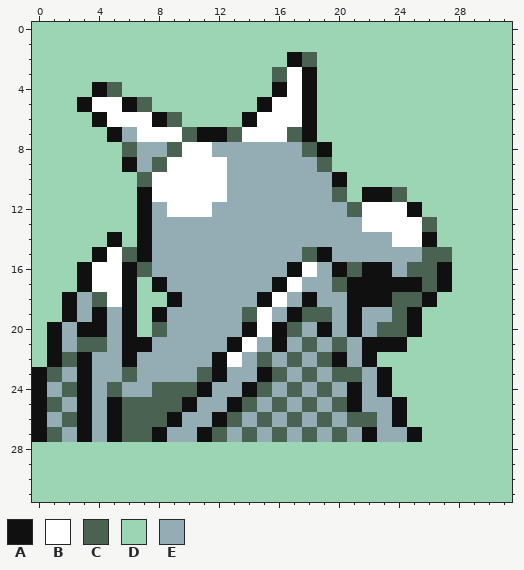
File history of a pixel-art sprite, graphics/pokemon/aerodactyl/back.png. The picture above was drawn from the file before the commit.
The file is 64x64 pixels, drawn in blocks of 2x2; one block is one cell here.
Palette (. is transparent): A #101010  B #ffffff  C #4a6252  D #9cd5b4  E #94acb4
Pixels before, first column x 0:
 0 DDDDDDDDDDDDDDDDDDDDDDDDDDDDDDDD
 1 DDDDDDDDDDDDDDDDDDDDDDDDDDDDDDDD
 2 DDDDDDDDDDDDDDDDDACDDDDDDDDDDDDD
 3 DDDDDDDDDDDDDDDDCBADDDDDDDDDDDDD
 4 DDDDACDDDDDDDDDDABADDDDDDDDDDDDD
 5 DDDABBACDDDDDDDABBADDDDDDDDDDDDD
 6 DDDDABBBACDDDDABBBADDDDDDDDDDDDD
 7 DDDDDAEBBBCAACBBBCADDDDDDDDDDDDD
 8 DDDDDDCEECBBEEEEEECADDDDDDDDDDDD
 9 DDDDDDAECBBBBEEEEEECDDDDDDDDDDDD
10 DDDDDDDCBBBBBEEEEEEEADDDDDDDDDDD
11 DDDDDDDABBBBBEEEEEEECDAACDDDDDDD
12 DDDDDDDAEBBBEEEEEEEEECBBBADDDDDD
13 DDDDDDDAEEEEEEEEEEEEEEBBBBCDDDDD
14 DDDDDADAEEEEEEEEEEEEEEEEBBADDDDD
15 DDDDABCAEEEEEEEEEECAEEEEEECCDDDD
16 DDDABBACEEEEEEEEEABEACAAECCADDDD
17 DDDABBADAEEEEEEEABEECAAAAACADDDD
18 DDAECBADDAEEEEEABEAEEAAACCADDDDD
19 DDAEAEADAEEEEECBEACCEAEECADDDDDD
20 DAEAAEADCEEEEEABACEAEAECCADDDDDD
21 DAECCEAAEEEEEABEAECECEAAADDDDDDD
22 DACAEEAEEEEEABECECECAEADDDDDDDDD
23 ACEAEECEEEECAEEACECECCEADDDDDDDD
24 AECAECEECCCAEEACECECEAEADDDDDDDD
25 ACEAEACCCCAEEACECECECAEEADDDDDDD
26 AECAEACCCAEEACECECECECCEADDDDDDD
27 ACEAEACCAEEACECECECECEAEEADDDDDD
28 DDDDDDDDDDDDDDDDDDDDDDDDDDDDDDDD
29 DDDDDDDDDDDDDDDDDDDDDDDDDDDDDDDD
30 DDDDDDDDDDDDDDDDDDDDDDDDDDDDDDDD
31 DDDDDDDDDDDDDDDDDDDDDDDDDDDDDDDD
After the commit:
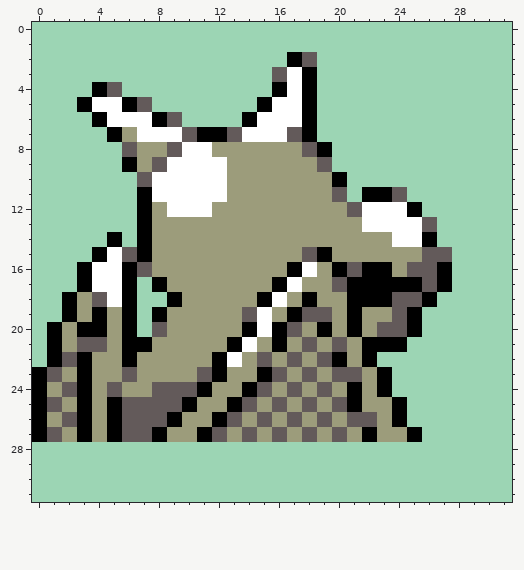
The exact change:
colour A: #101010 -> #000000
colour C: #4a6252 -> #635a5a
colour E: #94acb4 -> #9c9c7b
Changed places in both pictures, as pixel boxes (x1, y1, x2, y2):
changed: (32, 52, 452, 442)
